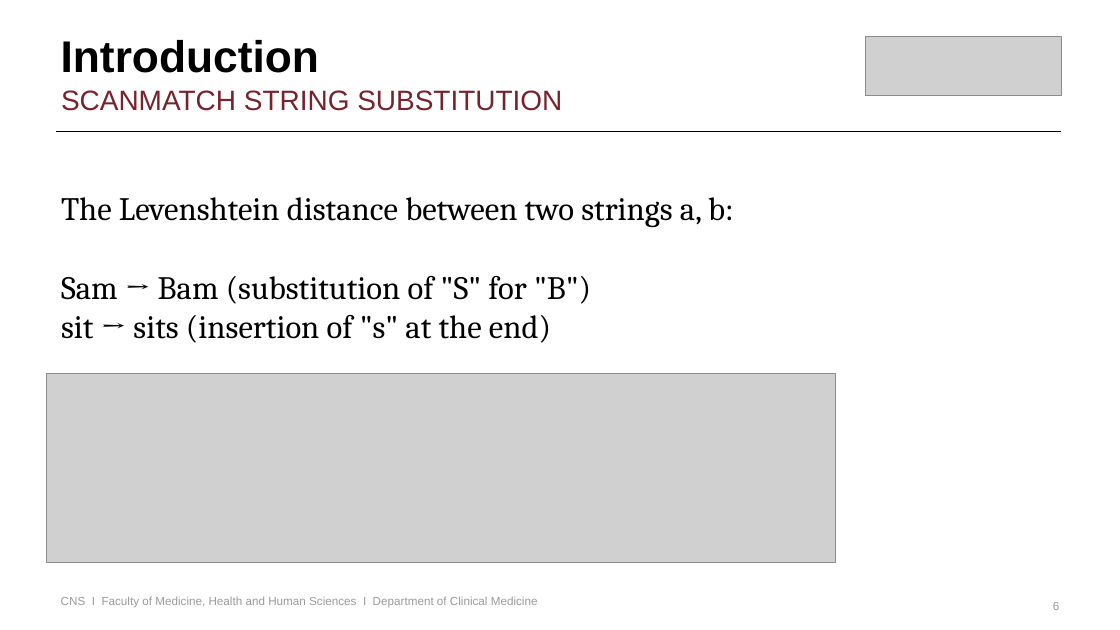
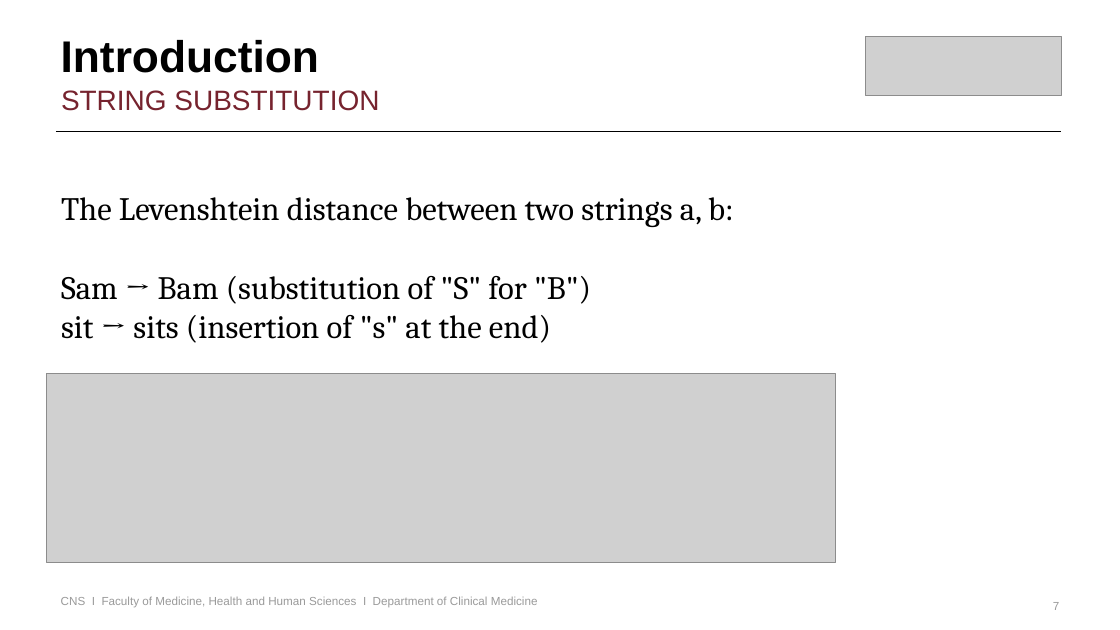
Before and after one commit to robnewport/macquarie, a slide deck: slide 7 of RobNewport_ScanMatch_MultiMatch.pptx (slide 6 before the commit). Drawn at 1120x630 pixels with LibreOffice and Linux fonts; fonts in the diff are those of the drawing; grey boxes stand for pictures; background and template pictures are left out. Boxes give left, top, right and bottom in pixels: in the first picture for what was removed or moved away, otherwise in the second. Text is boxed around its words. In the diff, an @@ line names an element or a change of style, - is before the commit and + after.

```diff
--- a/RobNewport_ScanMatch_MultiMatch.pptx
+++ b/RobNewport_ScanMatch_MultiMatch.pptx
@@ text at [61,90,379,111]: text changed @@
-SCANMATCH STRING SUBSTITUTION
+STRING SUBSTITUTION
@@ page number at [1053,602,1059,610]: text changed @@
-6
+7
```
Also in this commit, not shown: 4 other slides changed, 2 slides added, 1 other file.
